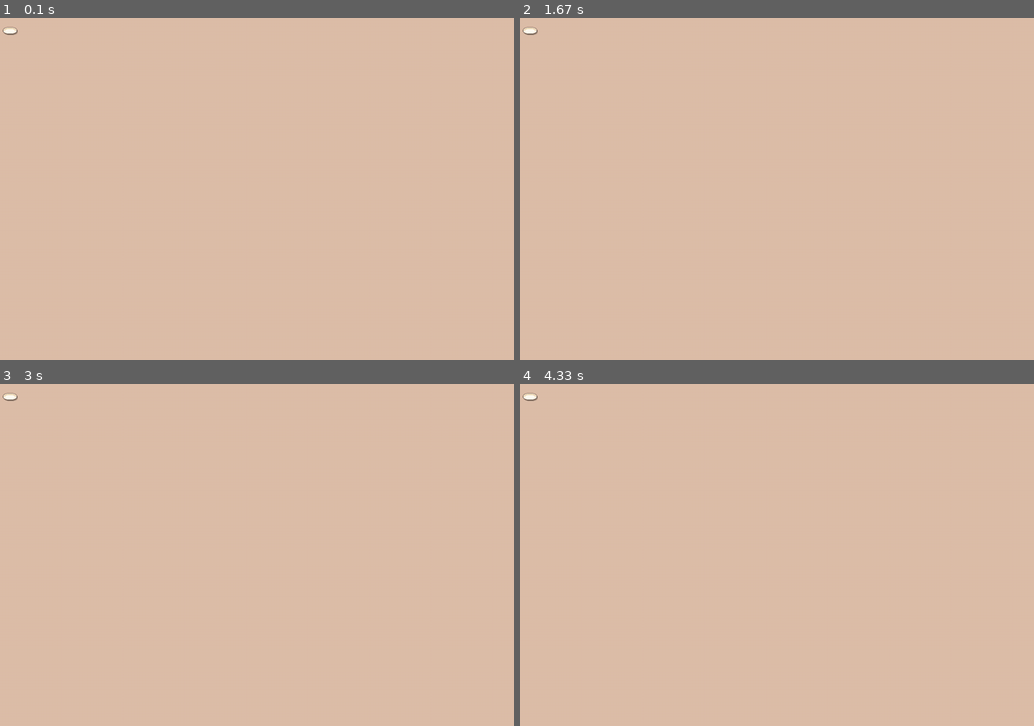
Above: before the commit, frames 1-4 (two rows, left to right).
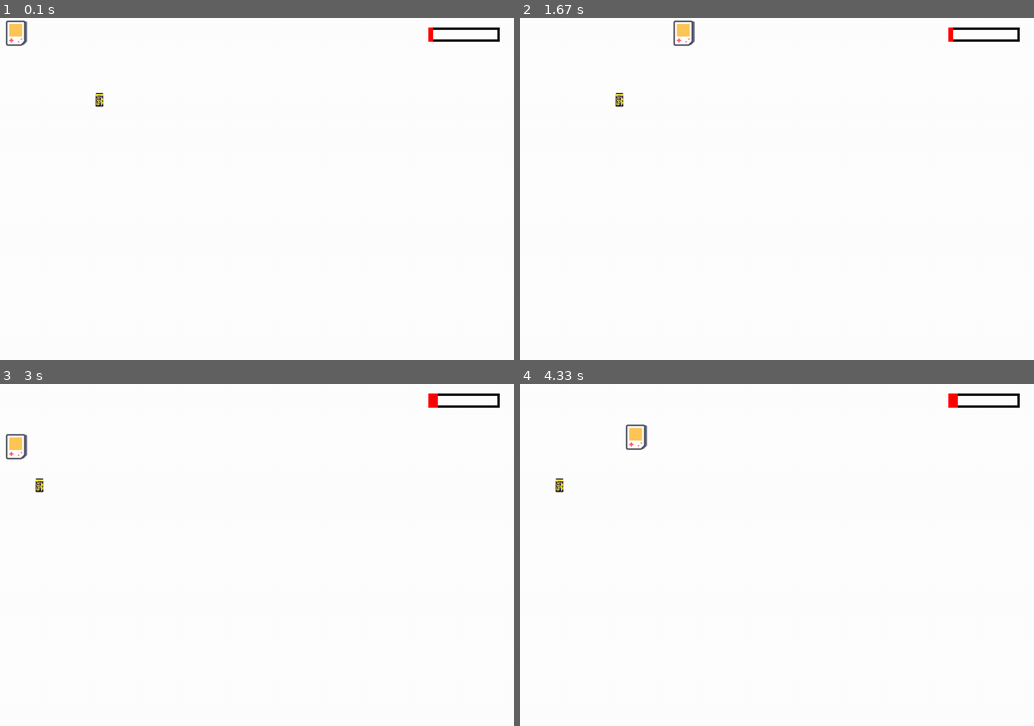
Above: after the commit, the same moments.

Repository: thinkercat/NSI
Game: pygame game, started from PyGame/MyGame/game.py
Two runs of this game, one before a commit and one after it. Both use one fixed random seed, a clock stepped at 60 frames per second and the inputs below.
Inputs:
- Up to frame 1 (0.1 s): no input
- Up to frame 2 (1.67 s): hold Right 0.33-0.8 s; hold Up 0.83-1.13 s; hold Right 1.17-1.63 s
- Up to frame 3 (3 s): hold Left 1.67-2.2 s; hold Down 2.23-2.53 s; hold Left 2.57-2.97 s
- Up to frame 4 (4.33 s): hold Up 3-3.37 s; hold Right 3.4-4.03 s; hold Down from 4.07 s (still down)

The runs differ from the first frame. In frame 1, 100% of the frame differs, in the area x 0-100%, y 0-100%; in frame 2, 100%; in frame 3, 100%; in frame 4, 100%.

Commit message:
UPDATE game.py

Diff:
--- a/PyGame/MyGame/game.py
+++ b/PyGame/MyGame/game.py
@@ -5,51 +5,82 @@
 
 pg.init()
 
-
-
 # Génération de la fenetre
 icon = pg.image.load('NSI\PyGame\MyGame\Assets\gameboy_icon.png')
-dish = pg.image.load('NSI\PyGame\MyGame\Assets\dish.png')
-strawberrycake_dish = pg.image.load('NSI\PyGame\MyGame\Assets\strawberrycake_dish.png')
-strawberrycake = pg.image.load('NSI\PyGame\MyGame\Assets\strawberrycake.png')
 
 pg.display.set_icon(icon)
 pg.display.set_caption("Game")             # Définir le titre de la fenetre
 height = 720
-widht = 1080
-screen = pg.display.set_mode((widht,height))   #Dimensions de la fenetre
+width = 1080
+screen = pg.display.set_mode((width,height))   #Dimensions de la fenetre
+screenBackground = (255,255,255)
+
+
+# pg.mixer.music.load('NSI\PyGame\MyGame\Assets\Musiques\chill.mp3')
+# pg.mixer.music.play(loops = -1)
 
 
 
-pg.mixer.music.load('NSI\PyGame\MyGame\Assets\Musiques\chill.mp3')
-pg.mixer.music.play(loops = -1)
+player = pg.image.load('NSI\PyGame\MyGame\Assets\gameboy_icon.png')
+playerRect = player.get_rect()
+playerWidth = player.get_width()
+playerHeight = player.get_height()
+playerVelocity = 10
+
+battery = pg.image.load('NSI\PyGame\MyGame\Assets\energy-lila.png')
+batteryRect = battery.get_rect()
+
+maxEnergy = 150
+playerEnergy = 0
+batteryEnergy = 10
+energyBar = [width-180,20,150,30]
 
 
 
-cakePos = (0,0)
-def cake():
-    RandomX = random.randint(10,1070)
-    RandomY = random.randint(10,760)
-    global cakePos
-    cakePos= (RandomX,RandomY)
-    screen.blit(strawberrycake, cakePos)
+run = True
+while run: #Tant que run = true le jeu marche
+    screen.fill(screenBackground)
+    pg.draw.rect(screen, (0,0,0),(width-180,20,150,30), 5)
+
+
+# Energy Spawn
+    if batteryRect.colliderect(playerRect):
+        batteryRect.x = random.randint(10,200)
+        batteryRect.y = random.randint(10,200)
+        playerEnergy += batteryEnergy
+
+    if playerEnergy < 150:
+        energyBar[2] = playerEnergy
+        pg.draw.rect(screen, (255,0,0),energyBar)
+    else:
+        print("Game Win")
+
+
+# Player Movement
+    userKeyInput = pg.key.get_pressed()
+    if userKeyInput[pg.K_LEFT]:
+        if playerRect.x > 0:
+            playerRect.x -= playerVelocity
+    if userKeyInput[pg.K_RIGHT]:
+        if playerRect.x < width - playerWidth:
+            playerRect.x += playerVelocity
+    if userKeyInput[pg.K_UP]:
+        if playerRect.y > 0:
+            playerRect.y -= playerVelocity
+    if userKeyInput[pg.K_DOWN]:
+        if playerRect.y < height - playerHeight:
+            playerRect.y += playerVelocity
 
 
 
 
 
-run = True
-while run: #Tant que run = true le jeu marche
-    screen.fill([221, 190, 169])
-
-    MousePosition = pg.mouse.get_pos()
-    screen.blit(dish,MousePosition)
-
-    if cakePos == MousePosition :
-        cake()
-
     for event in pg.event.get():   # dans la liste des evenements .get
         if event.type == pg.QUIT:   # si l'evenement pg.QUIT est activé
             run = False             # on arrete le jeu
             pg.quit                 # et on quitte pygame
+
+    pg.time.delay(30)               # "fps"
+    screen.blit(battery,batteryRect)
+    screen.blit(player,playerRect)
     pg.display.flip()
Binary file added: PyGame/MyGame/Assets/energy-lila.png
